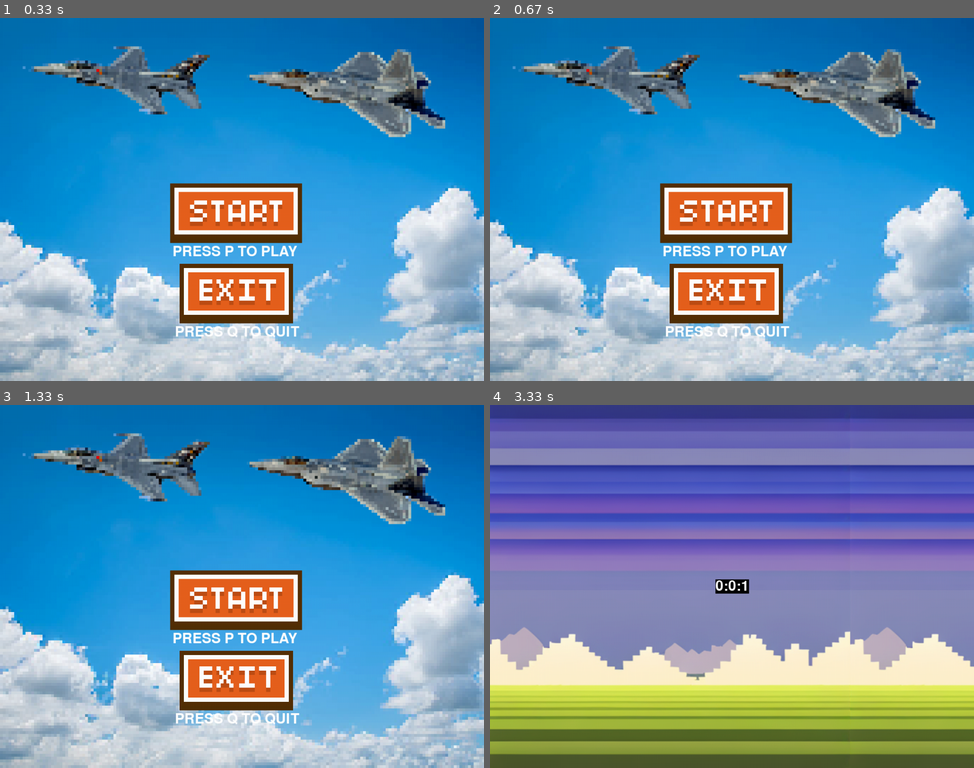
Above: before the commit, frames 1-4 (two rows, left to right).
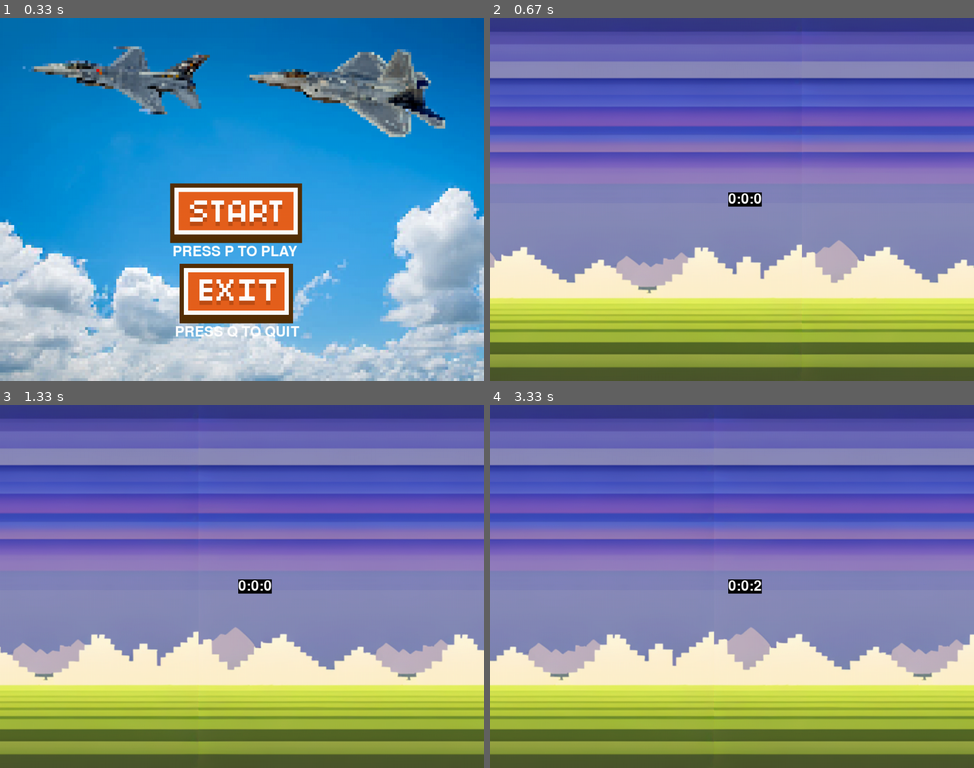
Above: after the commit, the same moments.

Repository: NezirNezirevic1054620/pygame_app
Game: pygame game, started from game.py
Same seed, same stepped clock (60 frames per second), same inputs: the game is played once before the commit and once after it.
Inputs:
- Up to frame 1 (0.33 s): no input
- Up to frame 2 (0.67 s): tap P at 0.33 s
- Up to frame 3 (1.33 s): no input
- Up to frame 4 (3.33 s): no input

Frame 1 is identical in both runs. In frame 2, 100% of the frame differs, in the area x 0-100%, y 0-100%; in frame 3, 100%; in frame 4, 6.7%.

Commit message:
timer finished

Diff:
--- a/utils/scrolling_background.py
+++ b/utils/scrolling_background.py
@@ -28,13 +28,13 @@
     hours = 0
     mins = 0
     secs = 0
-    text = font.render(f"{hours}:{mins}:{secs}", True, (255, 255, 255), (0, 0, 0))
+    text = font.render(f"{secs}", True, (255, 255, 255), (0, 0, 0))
     textRect = text.get_rect()
     textRect.center = SCREEN_WIDTH // 2, SCREEN_HEIGHT // 2
     clock = pygame.time.Clock()
 
     while run:
-        clock.tick(1)
+        clock.tick(GAME_SPEED)
 
         # Draw scrolling background
         for i in range(0, screen_tiles):
@@ -47,15 +47,17 @@
         if abs(scroll) > background_width:
             scroll = 0
         secs += 1
-        canvas.blit(text, textRect)
-        if secs == 60:
+        if secs == 3600:
             secs = 0
             mins += 1
         if mins == 60:
             mins = 0
             secs = 0
             hours += 1
-        text = font.render(f"{hours}:{mins}:{secs}", True, (255, 255, 255), (0, 0, 0))
+        canvas.blit(text, textRect)
+        text = font.render(
+            f"{hours}:{mins}:{secs // 60}", True, (255, 255, 255), (0, 0, 0)
+        )
         pygame.display.flip()
 
         # Event handler
